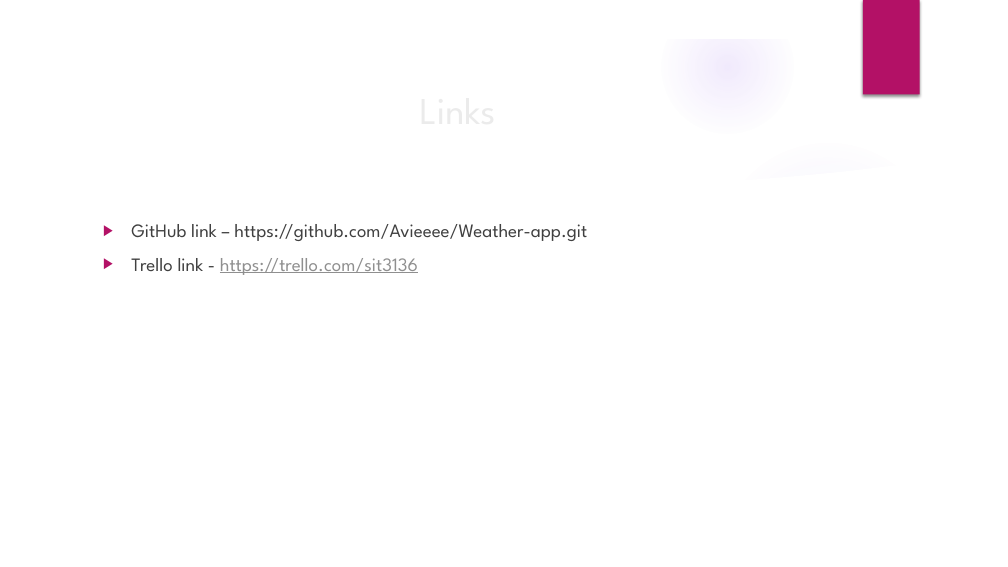
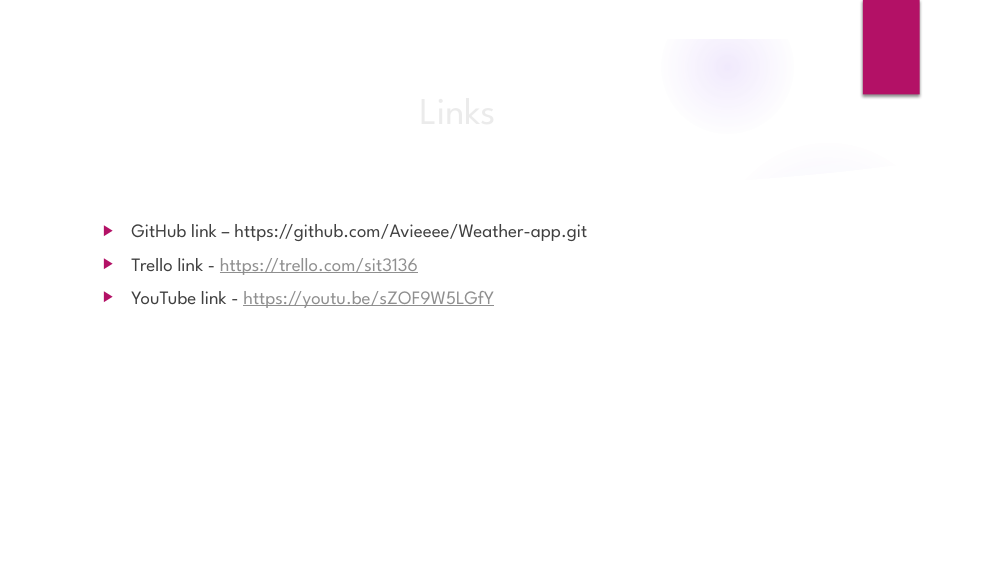
Before and after one commit to Avieeee/Weather-app, a slide deck: slide 8 of project 2 - Final ppt.pptx. Drawn at 1008x567 pixels with LibreOffice and Linux fonts; fonts in the diff are those of the drawing; background and template pictures are left out. Boxes give left, top, right and bottom in pixels: in the first picture for what was removed or moved away, otherwise in the second. Text is boxed around its words. In the diff, an @@ line names an element or a change of style, - is before the commit and + after.

Commit message:
final commit

```diff
--- a/project 2 - Final ppt.pptx
+++ b/project 2 - Final ppt.pptx
@@ text at (131,291,494,308): paragraph added @@
+▶ YouTube link - https://youtu.be/sZOF9W5LGfY
```
